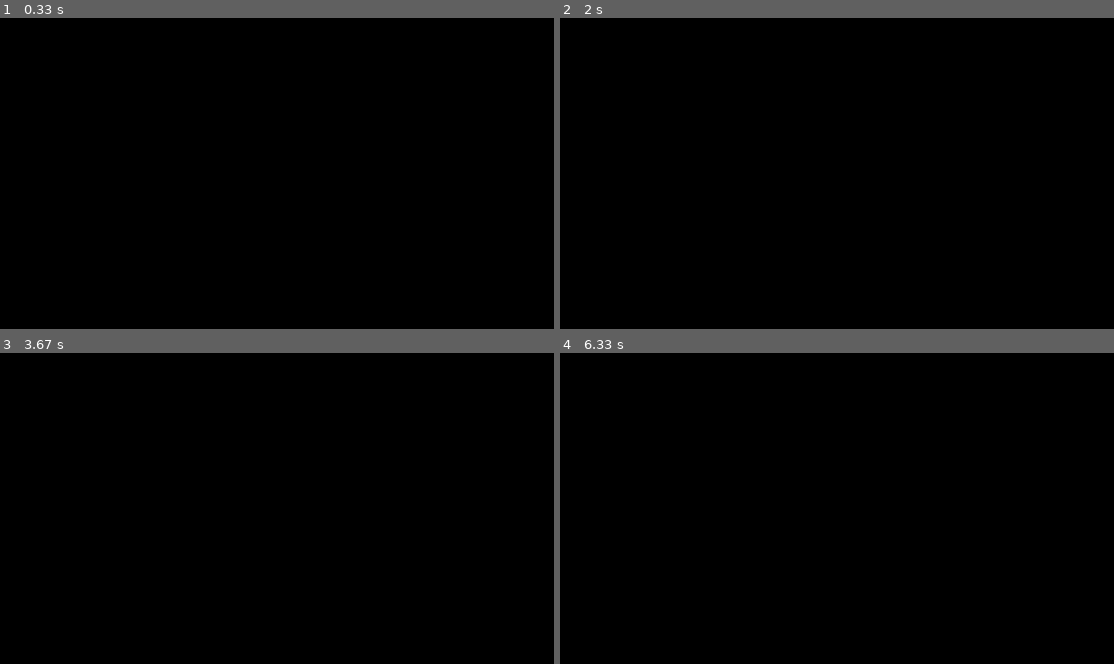
Above: before the commit, frames 1-4 (two rows, left to right).
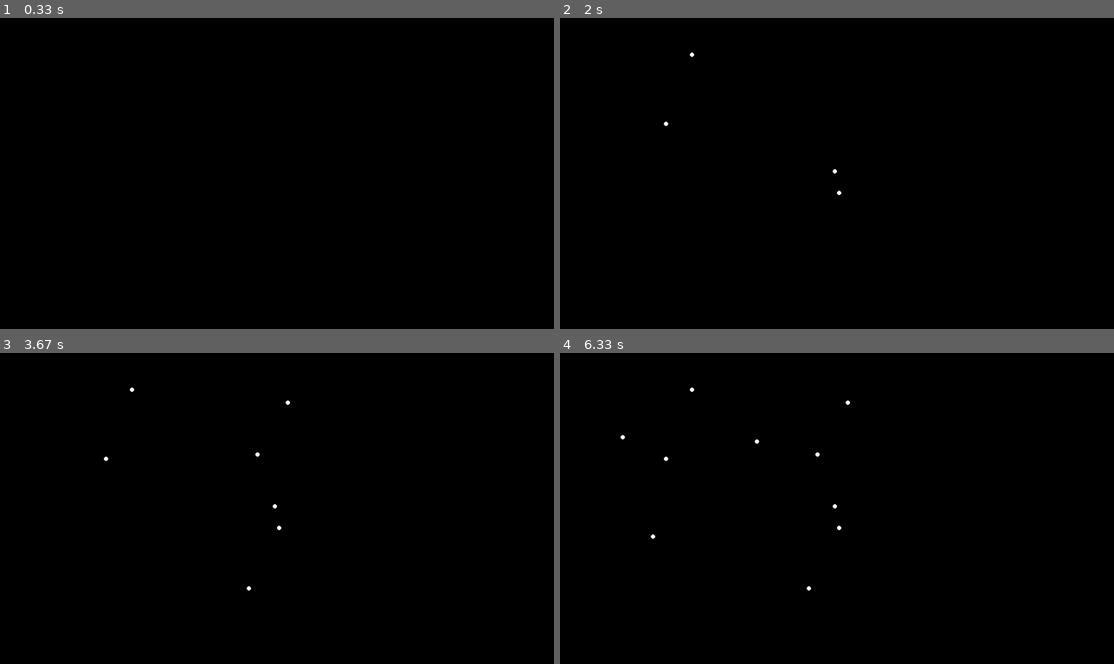
Above: after the commit, the same moments.

Repository: OB97/Pygame_Automata
Game: pygame game, started from Conway/ConwayGoL.py
Same seed, same stepped clock (60 frames per second), same inputs: the game is played once before the commit and once after it.
Inputs (mouse positions are in pixels of both pictures, inside the frame that each line leads up to):
- Up to frame 1 (0.33 s): no input
- Up to frame 2 (2 s): click (837, 173) at 0.38 s; click (837, 195) at 0.78 s; click (665, 126) at 1.2 s; move the mouse to (692, 58) at 1.5 s; click (692, 58) at 1.7 s
- Up to frame 3 (3.67 s): click (288, 402) at 2.27 s; move the mouse to (249, 589) at 2.63 s; click (249, 589) at 2.9 s; move the mouse to (260, 455) at 3.3 s; click (260, 455) at 3.6 s
- Up to frame 4 (6.33 s): move the mouse to (759, 443) at 4.03 s; click (759, 443) at 4.37 s; move the mouse to (626, 440) at 4.83 s; click (626, 440) at 5.2 s; move the mouse to (654, 539) at 5.7 s; click (654, 539) at 6.1 s

Frame 1 is identical in both runs. In frame 2, less than 0.1% of the frame differs, in the area x 18-51%, y 11-58%; in frame 3, less than 0.1%; in frame 4, 0.1%, in the area x 10-53%, y 11-77%.

Commit message:
Updated, good progress on re-write

Diff:
--- a/Objects/Automaton.py
+++ b/Objects/Automaton.py
@@ -4,7 +4,7 @@
 class Automaton(object):
 
     def __init__(self):
-        self.status = self.genStatus()
+        self.status = 1
 
     def __repr__(self):
         return "Automaton Object - Value: " + str(self.getStatus())
--- a/Objects/GameBoard.py
+++ b/Objects/GameBoard.py
@@ -27,7 +27,6 @@
         self.active_grid = []
         self.inactive_grid = []
         self.init_grids()
-        print(self.active_grid)
 
         self.paused = True
         self.game_over = False
@@ -41,23 +40,26 @@
     ### GAME ACTIONS ###
 
     # Update Cells
-    # used in main loop, iterate over grid and perform operations on objs contained in cells
+    # used in main loop, where Automaton values change
     def update_grid(self):
         for row in range(self.num_rows - 1):
             for col in range(self.num_cols - 1):
                 obj = self.inactive_grid[row][col]
                 n = obj.getNeighbours(self.inactive_grid, row, col)
+                # if dead
                 if obj.getStatus() == 1:
                     if n == 2:
                         obj.setStatus(3)
+                # if dying
                 elif obj.getStatus() == 2:
                     obj.setStatus(1)
+                # if alive
                 elif obj.getStatus() == 3:
                     if n == 2 or n == 3:
                         obj.setStatus(2)
 
     # Draw Grid
-    # used during main loop - missing other uses?
+    # used during main loop, draw the grid colours
     def draw_grid(self):
         self.clear_screen()
         for row in range(self.num_rows):
@@ -73,6 +75,23 @@
     # used in main loop, check for event before performing operations on cells
     def handle_events(self):
         for event in pygame.event.get():
+
+            # If Paused check for input
+            if self.paused:
+                if event.type == pygame.MOUSEBUTTONDOWN:
+                    if event.button == 1:
+                        mousepos_x, mousepos_y = event.pos
+                        r, c = ((mousepos_x - self.cell_size / 2) // self.cell_size,
+                                (mousepos_y - self.cell_size / 2) // self.cell_size)
+                        print(r, c)
+                        posn = (int(r * self.cell_size + self.cell_size / 2),
+                                int(c * self.cell_size + self.cell_size / 2))
+                        print(posn)
+                        self.active_grid[int(r)][int(c)].setStatus(3)
+                        pygame.draw.circle(self.screen, self.cell_status3_colour, posn, int(self.cell_size / 2), 0)
+                pygame.display.flip()
+
+            # If not Paused look for input
             if event.type == pygame.KEYDOWN:
                 if event.unicode == 's':
                     if self.paused:
@@ -111,5 +130,8 @@
     def clear_screen(self):
         self.screen.fill(self.cell_status1_colour)
 
+    # Swap Active Grid
+    # used in main, active grid is what is shown - inactive grid is where operations are performed
+    # swap to show differences between active and inactive
     def swap_grid(self):
         self.active_grid, self.inactive_grid = self.inactive_grid, self.active_grid
